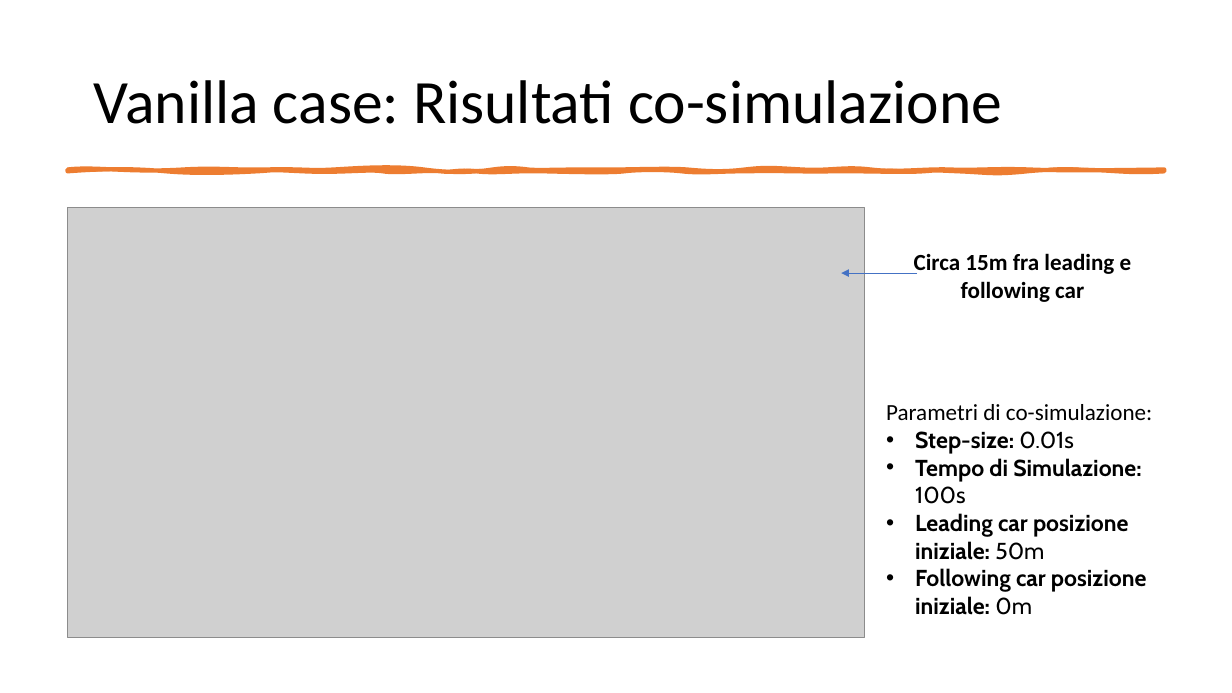
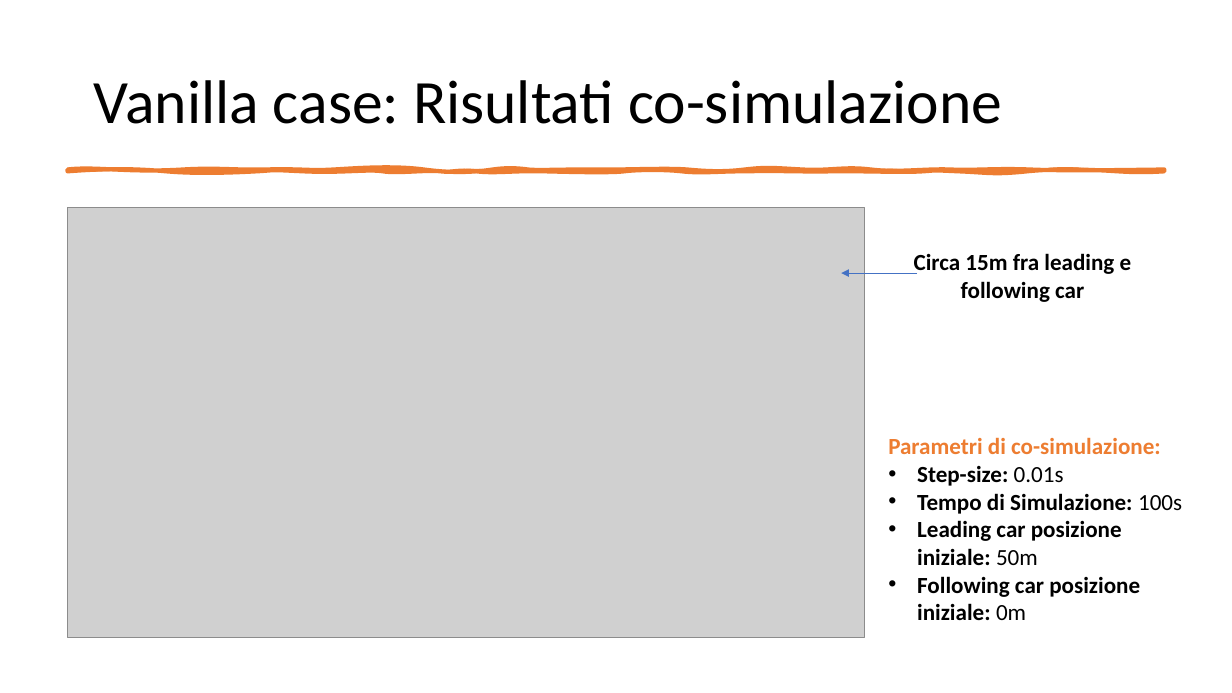
Before and after one commit to gerti98/FormalMethodsProject, a slide deck: slide 6 of Leading Car – Following Car.pptx. Drawn at 1232x693 pixels with LibreOffice and Linux fonts; fonts in the diff are those of the drawing; grey boxes stand for pictures. Boxes give left, top, right and bottom in pixels: in the first picture for what was removed or moved away, otherwise in the second. Text is boxed around its words. In the diff, an @@ line names an element or a change of style, - is before the commit and + after.

```diff
--- a/Leading Car – Following Car.pptx
+++ b/Leading Car – Following Car.pptx
@@ text "Parametri di co-simulazione:": place and size @@
-text "Parametri di co-simulazione:" at [886, 404, 1152, 615]
+text "Parametri di co-simulazione:" at [888, 437, 1182, 620]
@@ text "Parametri di co-simulazione:" at [888, 437, 1182, 620]: text colour #000000 to #ED7D31, bold on in "Parametri di co-simulazione:"; font Cabin to Calibri in "Step-size: 0.01s", "Tempo di Simulazione: 100s", "Leading car posizione iniziale: 50m", "Following car posizione iniziale: 0m" @@
```
Also in this commit, not shown: 13 other slides changed.
